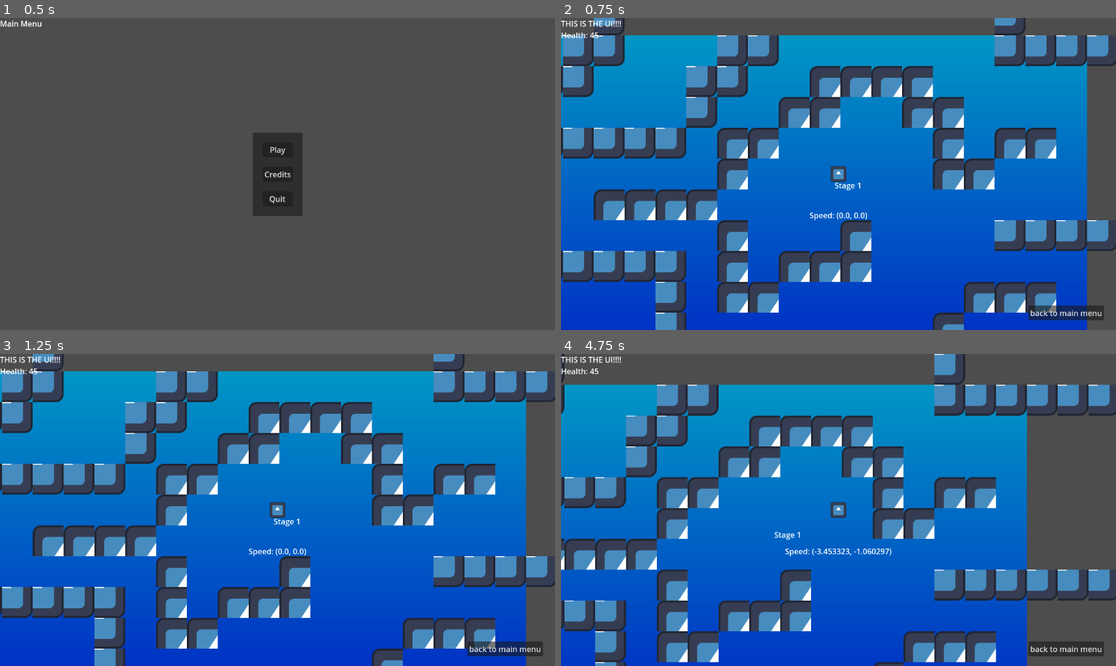
Above: before the commit, frames 1-4 (two rows, left to right).
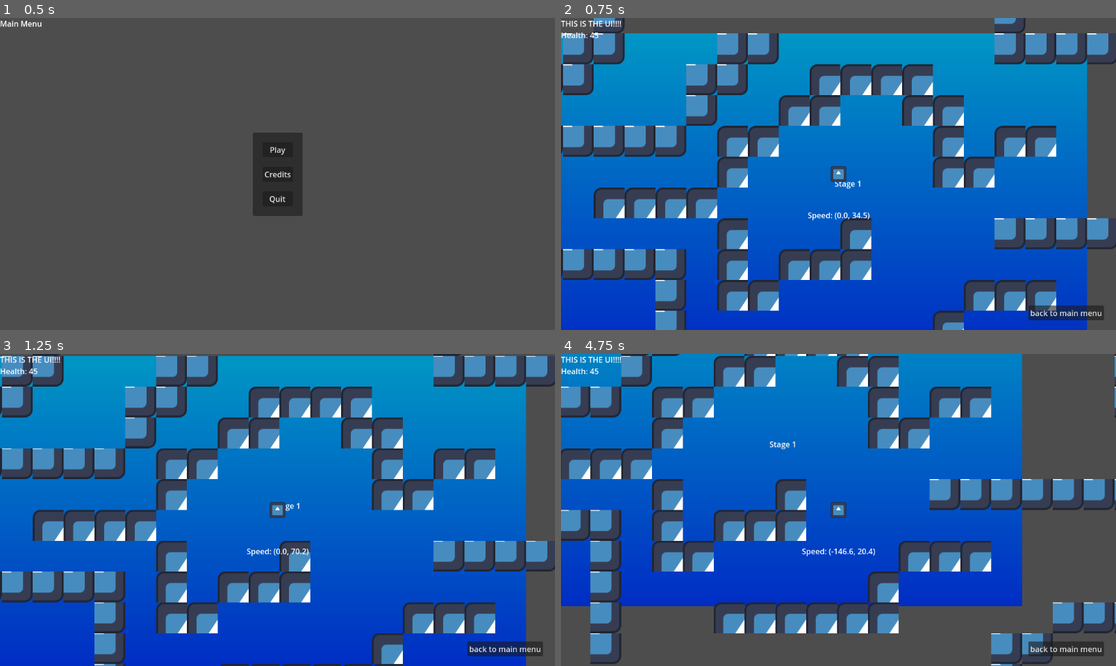
Above: after the commit, the same moments.

Repository: artmouse155/claw_or_nothing
Game: Godot game, scene res://Scenes/main.tscn
The game is run twice, just before and just after one commit, with the same random seed, the same clock (stepped at 60 frames per second) and the same inputs. The engine's default icon, where the game draws it, is replaced by a stand-in: a white triangle on a blue panel in a dark square.
Inputs:
- Up to frame 1 (0.5 s): no input
- Up to frame 2 (0.75 s): click "Play" at 0.5 s
- Up to frame 3 (1.25 s): no input
- Up to frame 4 (4.75 s): hold D (right) 1.28-2.03 s; hold S (down) 2.03-2.78 s; hold D (right) 2.78-3.53 s; hold W (up) 3.53-4.28 s; hold A (left) from 4.28 s (still down)

Frame 1 is identical in both runs. In frame 2, 8.2% of the frame differs, in the area x 0-100%, y 0-100%; in frame 3, 38%; in frame 4, 81%.

Commit message:
Basic Collision
Added bounce, gravity, and damage flash

Diff:
--- a/Scenes/player_controller.tscn
+++ b/Scenes/player_controller.tscn
@@ -1,19 +1,12 @@
-[gd_scene load_steps=5 format=3 uid="uid://gwuke0kpnb6q"]
+[gd_scene load_steps=4 format=3 uid="uid://gwuke0kpnb6q"]
 
 [ext_resource type="Texture2D" uid="uid://d24cly6dabh4t" path="res://Assets/icon.svg" id="1_ywgn7"]
 [ext_resource type="Script" path="res://Scripts/player_controller.gd" id="2_o1sq8"]
 
-[sub_resource type="PhysicsMaterial" id="PhysicsMaterial_pfuji"]
-friction = 0.0
-bounce = 1.0
-
 [sub_resource type="RectangleShape2D" id="RectangleShape2D_2a4jk"]
 size = Vector2(32, 32)
 
-[node name="PlayerController" type="RigidBody2D"]
-physics_material_override = SubResource("PhysicsMaterial_pfuji")
-gravity_scale = 0.0
-lock_rotation = true
+[node name="PlayerController" type="CharacterBody2D"]
 script = ExtResource("2_o1sq8")
 
 [node name="CollisionShape2D" type="CollisionShape2D" parent="."]
--- a/Scripts/player_controller.gd
+++ b/Scripts/player_controller.gd
@@ -1,22 +1,65 @@
-extends RigidBody2D
+class_name PlayerController extends CharacterBody2D
 
-const THRUST = 15
-const WATER_RESISTANCE = 3
-var velocity = Vector2.ZERO
+const THRUST : float = 600.0
+const WATER_RESISTANCE : float = 3.0
+#var velocity := Vector2.ZERO
+const GRAVITY : float = 4.0
+const BOUNCE_STRENGTH : float = 1.6
+const COLLISION_DAMAGE_MIN : float = 20.0
+var prev_velocity : Vector2
+var speed : float:
+	get:
+		return velocity.length()
 
-func _input(event):
-	pass
+signal took_damage(int)
 
-func _physics_process(delta):
+func _input(event : InputEvent) -> void:
+	return
+
+func snappedv2(v : Vector2, step : float) -> Vector2:
+	return Vector2(snappedf(v.x, step), snappedf(v.y, step))
+
+func is_equal_approx_v2(v1 : Vector2, v2: Vector2) -> bool:
+	return is_equal_approx(v1.x, v2.x) and is_equal_approx(v1.y, v2.y)
+
+func _physics_process(delta : float) -> void:
 	var a = Input.is_action_pressed
+	var moving_vertical : bool = false
 	if a.call("left"):
 		velocity += (Vector2.LEFT * THRUST * delta)
 	if a.call("right"):
 		velocity += (Vector2.RIGHT * THRUST * delta)
 	if a.call("up"):
+		moving_vertical = true
 		velocity += (Vector2.UP * THRUST * delta)
 	if a.call("down"):
+		moving_vertical = true
 		velocity += (Vector2.DOWN * THRUST * delta)
 	velocity *= 1 - (WATER_RESISTANCE * delta)
-	move_and_collide(velocity)
-	$Label.text = "Speed: " + str(velocity)
+	#if abs(velocity.y) <= 2.0: velocity += GRAVITY * delta
+	if not moving_vertical: velocity.y += GRAVITY
+	if not is_equal_approx_v2(velocity, Vector2.ZERO):
+		prev_velocity = velocity
+	move_and_slide()
+
+	if get_slide_collision_count():
+		print("collision v: ", prev_velocity)
+		var collision : KinematicCollision2D = get_slide_collision(0)
+		#velocity = velocity.bounce(collision.get_normal())
+		velocity = prev_velocity.bounce(collision.get_normal()) * BOUNCE_STRENGTH
+		take_damage()
+
+	$Label.text = "Speed: " + str(snappedv2(velocity, 0.1))
+	return
+
+func take_damage() -> void:
+	# Flash color
+	modulate = Color.RED
+	await get_tree().create_timer(0.2).timeout
+	modulate = Color.WHITE
+
+	print("speed: ", speed)
+	if speed > COLLISION_DAMAGE_MIN:
+		took_damage.emit(1)
+
+	return
--- a/project.godot
+++ b/project.godot
@@ -18,7 +18,7 @@
 
 [autoload]
 
-Game="*res://Scripts/Autload/game.gd"
+Game="*res://Scripts/Autoload/game.gd"
 
 [dotnet]
 
Renamed: Scripts/Autload/game.gd -> Scripts/Autoload/game.gd
